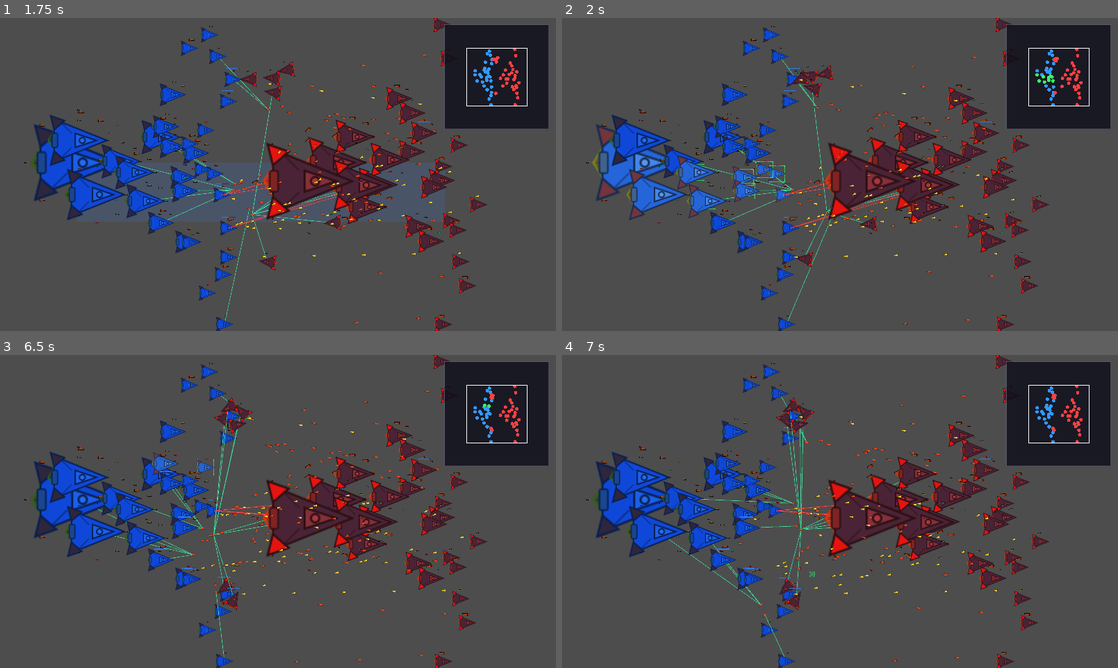
Above: before the commit, frames 1-4 (two rows, left to right).
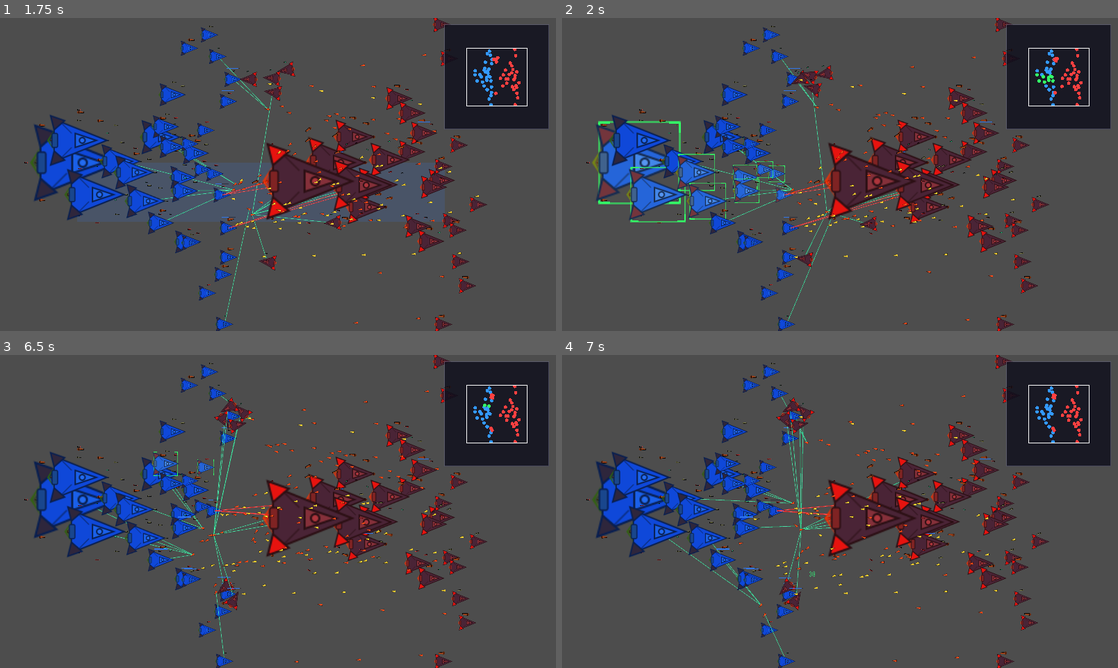
Above: after the commit, the same moments.

Repository: ZhanXuzhao/SpaceRTS
Game: Godot game, scene res://scenes/main.tscn
The game is run twice, just before and just after one commit, with the same random seed, the same clock (stepped at 60 frames per second) and the same inputs.
Inputs (mouse positions are in pixels of both pictures, inside the frame that each line leads up to):
- Up to frame 1 (1.75 s): tap Enter at 0.5 s; move the mouse to (250, 237) at 0.52 s; hold W 0.53-1.25 s; tap R at 0.6 s; click (250, 237) at 0.67 s; drag from (444, 221) to (77, 161) at 1.27 s
- Up to frame 2 (2 s): no input
- Up to frame 3 (6.5 s): move the mouse to (111, 464) at 2.02 s; hold A 2.03-2.75 s; tap 0 at 2.1 s; drag from (305, 511) to (77, 477) at 2.77 s; move the mouse to (194, 433) at 3.52 s; hold A 3.53-4.25 s; hold Shift 3.53-4.25 s; drag from (400, 495) to (94, 530) at 4.27 s; move the mouse to (166, 527) at 5.02 s; hold W 5.03-5.75 s; tap Q at 5.1 s; click (166, 527) at 5.17 s; drag from (333, 442) to (161, 473) at 5.77 s
- Up to frame 4 (7 s): move the mouse to (812, 574) at 6.52 s; hold W from 6.53 s (still down); tap 9 at 6.6 s

Frame 1 is identical in both runs. In frame 2, 0.6% of the frame differs, in the area x 6-38%, y 32-66%; in frame 3, less than 0.1%; in frame 4, nothing differs.
Error before the commit: Out of bounds get index '0' (on base: 'Array') (res://scripts/main.gd:571)
Error after the commit: Out of bounds get index '0' (on base: 'Array') (res://scripts/main.gd:586)

Commit message:
fix: 弹体寿命=射程/速度 + 选中框/点击区适配尺寸 + Ctrl+A全选 + A地面全屏 + 阵型已验证

Diff:
--- a/scripts/main.gd
+++ b/scripts/main.gd
@@ -224,6 +224,17 @@
 			_orbit_cursor_mode = false
 			queue_redraw()
 
+		# ---- Ctrl+A：全选己方单位 ----
+		elif event.keycode == KEY_A and event.ctrl_pressed and not event.echo:
+			_clear_selection()
+			for unit in _units:
+				if unit.team == Unit.Team.BLUE and unit.hull > 0:
+					unit.is_selected = true
+					_selected_units.append(unit)
+			_attack_cursor_mode = false
+			_orbit_cursor_mode = false
+			queue_redraw()
+
 		# ---- Ctrl+数字：编队 ----
 		elif event.ctrl_pressed and event.keycode >= KEY_0 and event.keycode <= KEY_9:
 			var group_idx = event.keycode - KEY_0
@@ -303,8 +314,10 @@
 			# A+命中敌方单位 → 攻击该单位
 			unit.attack_target(enemy)
 		else:
-			# A+点地 → 清剿该区域半径500内的敌人
-			unit.attack_area(world_pos, 500.0)
+			# A+点地 → 全屏攻击移动
+			var viewport_size = get_viewport().get_visible_rect().size
+			var world_radius = viewport_size.length() / _camera.zoom.x / 2
+			unit.attack_area(world_pos, world_radius)
 
 
 func _handle_right_click(screen_pos: Vector2) -> void:
@@ -323,8 +336,9 @@
 	for unit in _units:
 		if unit.hull <= 0:
 			continue
-		var half = Vector2(32, 32)
-		var unit_rect = Rect2(unit.global_position - half, half * 2)
+		var size = unit.collision_shape.shape.size
+		var half = size / 2
+		var unit_rect = Rect2(unit.global_position - half, size)
 		if unit_rect.has_point(world_pos):
 			return unit
 	return null
@@ -336,8 +350,9 @@
 			continue
 		if unit.hull <= 0:
 			continue
-		var half = Vector2(32, 32)
-		var unit_rect = Rect2(unit.global_position - half, half * 2)
+		var size = unit.collision_shape.shape.size
+		var half = size / 2
+		var unit_rect = Rect2(unit.global_position - half, size)
 		if unit_rect.has_point(world_pos):
 			return unit
 	return null
--- a/scripts/projectile.gd
+++ b/scripts/projectile.gd
@@ -33,7 +33,7 @@
 
 
 func _ready() -> void:
-	_lifetime = CFG.PROJECTILE_LIFETIME
+	_lifetime = CFG.PROJECTILE_LIFETIME  # fallback
 	add_to_group("projectiles")
 	_sprite = $Sprite2D
 	_sprite.self_modulate = projectile_color
@@ -61,6 +61,8 @@
 	projectile_color = config.get("color", Color.YELLOW)
 	projectile_size = config.get("size", 4.0)
 	hp = config.get("hp", 5.0)
+	if config.has("lifetime"):
+		_lifetime = config.get("lifetime")
 
 
 func _process(delta: float) -> void:
--- a/scripts/unit.gd
+++ b/scripts/unit.gd
@@ -357,6 +357,10 @@
 	elif w.weapon_type == Weapon.WeaponType.MISSILE:
 		proj_hp = CFG.MISSILE_HP
 
+	# 寿命 = 有效射程 / 弹体速度（确保子弹能飞到最大射程）
+	var effective_range = w.range * _weapon_range_mult
+	var lifetime = effective_range / max(w.projectile_speed, 1.0)
+
 	proj.setup({
 		"max_speed": w.projectile_speed,
 		"acceleration": CFG.BULLET_ACCELERATION,
@@ -369,6 +373,7 @@
 		"color": w.projectile_color,
 		"size": w.projectile_size,
 		"hp": proj_hp,
+		"lifetime": lifetime,
 	})
 	get_tree().root.add_child(proj)
 
@@ -662,18 +667,20 @@
 
 	# 选中标记
 	if is_selected:
-		var sel_rect = Rect2(-38, -38, 76, 76)
-		draw_rect(sel_rect, Color(0.2, 1.0, 0.4, 0.6), false, 2.0)
-		var corner_len = 10
-		var d = 38
-		draw_line(Vector2(-d, -d + corner_len), Vector2(-d, -d), Color(0.2, 1.0, 0.4), 2.0)
-		draw_line(Vector2(-d, -d), Vector2(-d + corner_len, -d), Color(0.2, 1.0, 0.4), 2.0)
-		draw_line(Vector2(d, -d + corner_len), Vector2(d, -d), Color(0.2, 1.0, 0.4), 2.0)
-		draw_line(Vector2(d, -d), Vector2(d - corner_len, -d), Color(0.2, 1.0, 0.4), 2.0)
-		draw_line(Vector2(-d, d - corner_len), Vector2(-d, d), Color(0.2, 1.0, 0.4), 2.0)
-		draw_line(Vector2(-d, d), Vector2(-d + corner_len, d), Color(0.2, 1.0, 0.4), 2.0)
-		draw_line(Vector2(d, d - corner_len), Vector2(d, d), Color(0.2, 1.0, 0.4), 2.0)
-		draw_line(Vector2(d, d), Vector2(d - corner_len, d), Color(0.2, 1.0, 0.4), 2.0)
+		var sel_size = collision_shape.shape.size * 1.2
+		var sel_half = sel_size / 2
+		var sel_rect = Rect2(-sel_half.x, -sel_half.y, sel_size.x, sel_size.y)
+		draw_rect(sel_rect, Color(0.2, 1.0, 0.4, 0.6), false, 2.0 * _size_mult)
+		var corner_len = 10 * _size_mult
+		var d = 38 * _size_mult
+		draw_line(Vector2(-d, -d + corner_len), Vector2(-d, -d), Color(0.2, 1.0, 0.4), 2.0 * _size_mult)
+		draw_line(Vector2(-d, -d), Vector2(-d + corner_len, -d), Color(0.2, 1.0, 0.4), 2.0 * _size_mult)
+		draw_line(Vector2(d, -d + corner_len), Vector2(d, -d), Color(0.2, 1.0, 0.4), 2.0 * _size_mult)
+		draw_line(Vector2(d, -d), Vector2(d - corner_len, -d), Color(0.2, 1.0, 0.4), 2.0 * _size_mult)
+		draw_line(Vector2(-d, d - corner_len), Vector2(-d, d), Color(0.2, 1.0, 0.4), 2.0 * _size_mult)
+		draw_line(Vector2(-d, d), Vector2(-d + corner_len, d), Color(0.2, 1.0, 0.4), 2.0 * _size_mult)
+		draw_line(Vector2(d, d - corner_len), Vector2(d, d), Color(0.2, 1.0, 0.4), 2.0 * _size_mult)
+		draw_line(Vector2(d, d), Vector2(d - corner_len, d), Color(0.2, 1.0, 0.4), 2.0 * _size_mult)
 
 
 func _draw_weapon(w: Weapon, offset: Vector2, angle: float) -> void:
